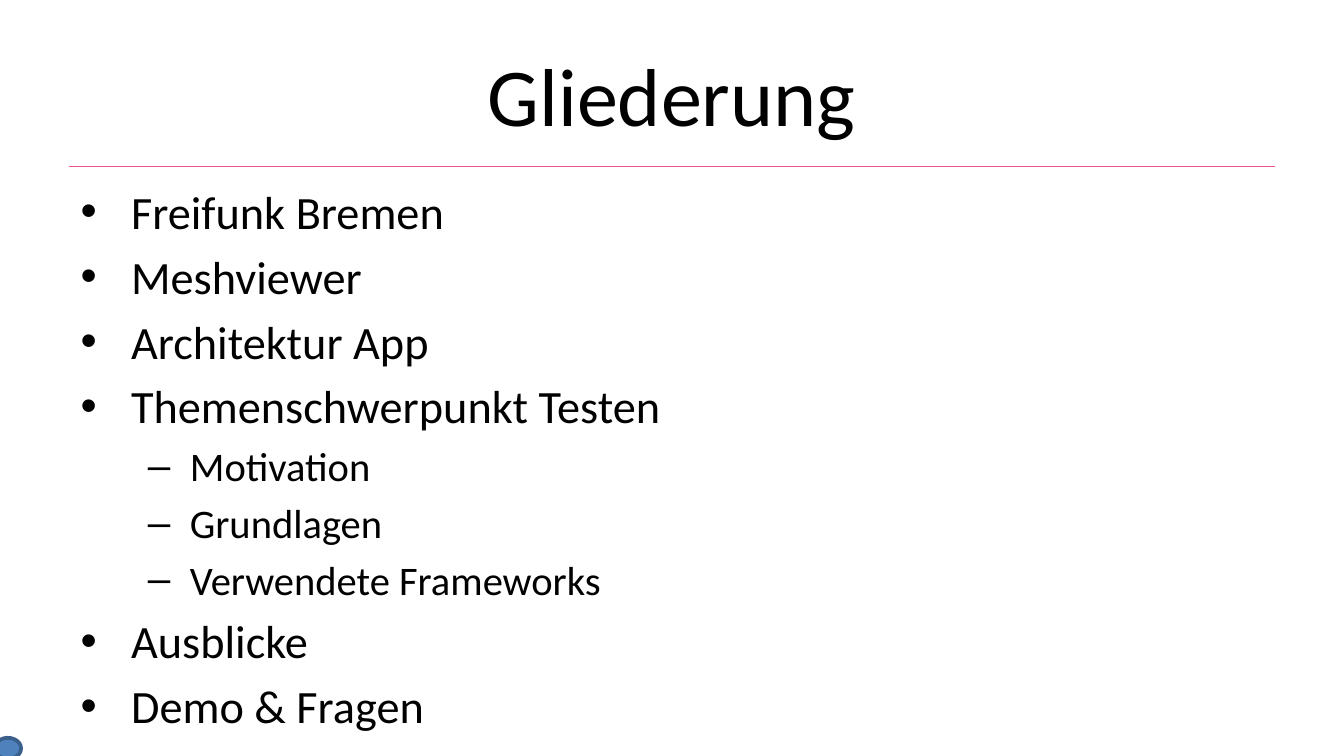
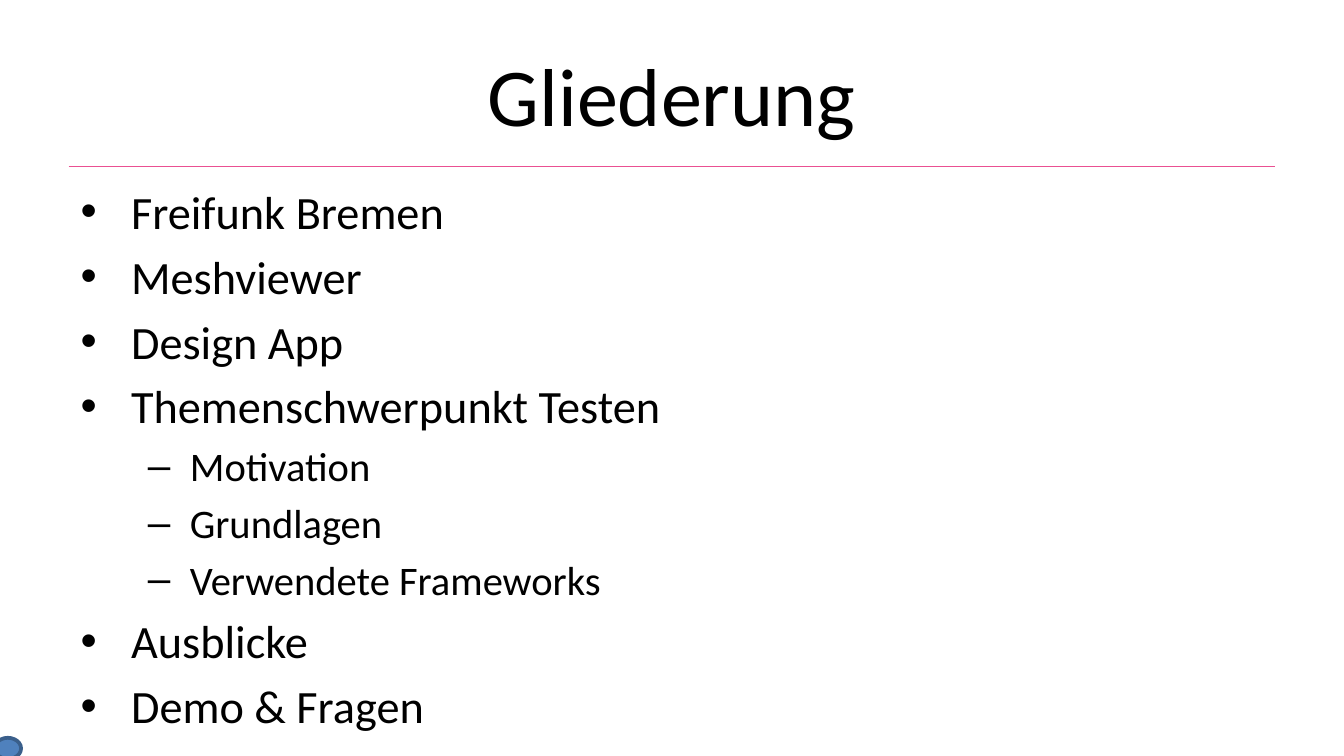
Before and after one commit to He1md4ll/MobileMeshViewer, a slide deck: slide 2 of docs/mobile_meshviewer_praezi.pptx. Drawn at 1344x756 pixels with LibreOffice and Linux fonts; fonts in the diff are those of the drawing; background and template pictures are left out. Boxes give left, top, right and bottom in pixels: in the first picture for what was removed or moved away, otherwise in the second. Text is boxed around its words. In the diff, an @@ line names an element or a change of style, - is before the commit and + after.

```diff
--- a/docs/mobile_meshviewer_praezi.pptx
+++ b/docs/mobile_meshviewer_praezi.pptx
@@ text at bbox=[131, 327, 343, 367]: text changed @@
-• Architektur App
+• Design App
```
Also in this commit, not shown: 5 other slides changed, 6 slides added, 1 slide removed.
